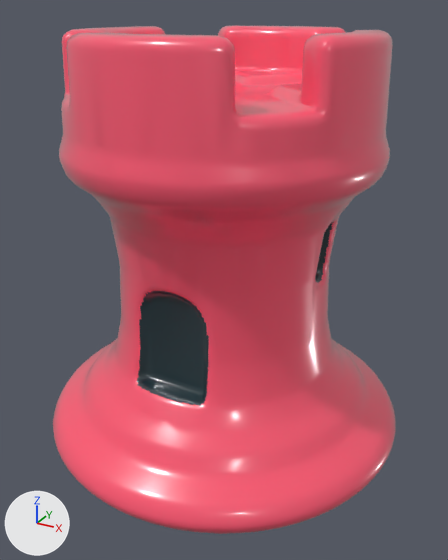
An edit to the glTF model apps/client/public/models/rook.glb, drawn before and after from the same camera.
One viewpoint serves both versions: a camera (50 mm lens) standing at (0.658, -1.199, 0.981) and looking at (0.014, -0.028, 0.396). Lighting does not change. The marker at lower left points along +X, +Y and +Z. The picture after the commit comes second.

The first picture shows 'rook'.
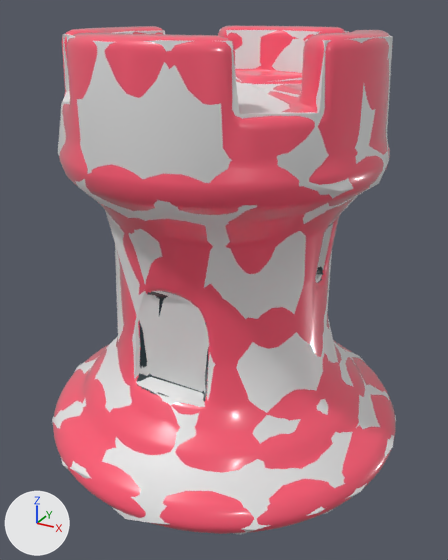
Diff of the bpy script that builds the scene:
```diff
--- a/apps/client/public/models/rook.glb.py
+++ b/apps/client/public/models/rook.glb.py
@@ mat_shadow @@
+mat_shadow = principled_material('Shadow')
+mat_shadow.base_color = (0.8, 0.8, 0.8)  # white #e7e7e7
@@ me_shadow @@
+me_shadow.from_pydata(...)  # 202 vertices, 400 faces; spans x -0.438..0.439, y -0.435..0.439, z 0.002..0.936
+me_shadow.materials.append(mat_shadow)  # white #e7e7e7
@@ ob_shadow @@
+ob_shadow = bpy.data.objects.new('shadow', me_shadow)
+ob_shadow.location = (0.0, 0.0, 0.0)
```

Boxes [x1, y1, x2, y2] around the edits, measured in the pictures (448 x 560 px):
'shadow', added: after [52, 30, 396, 534]
